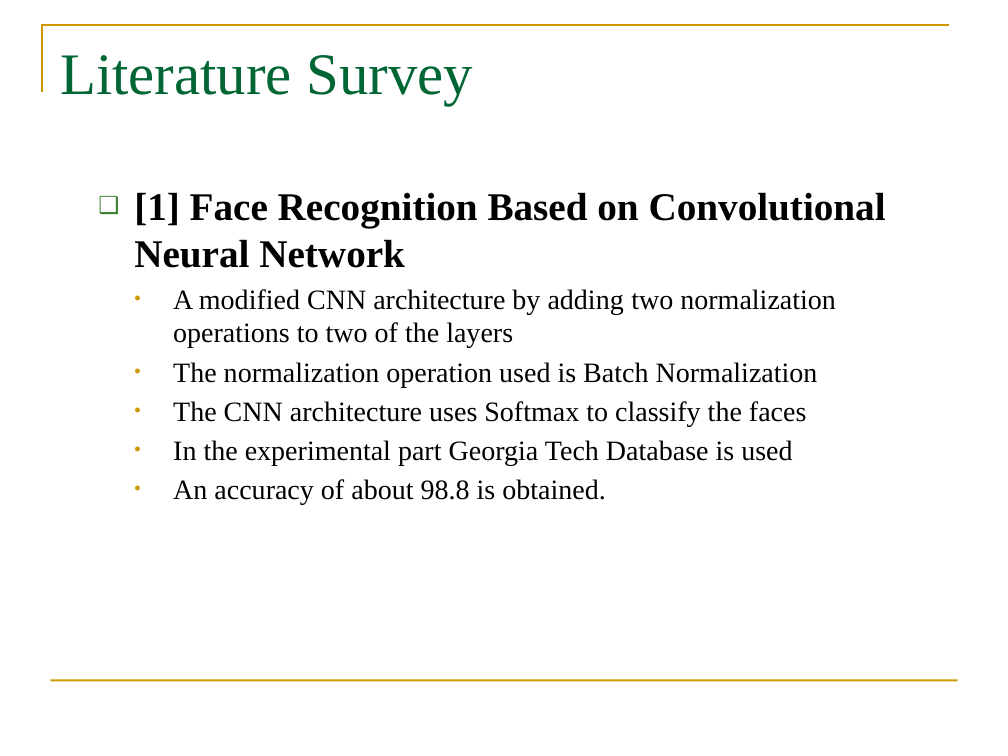
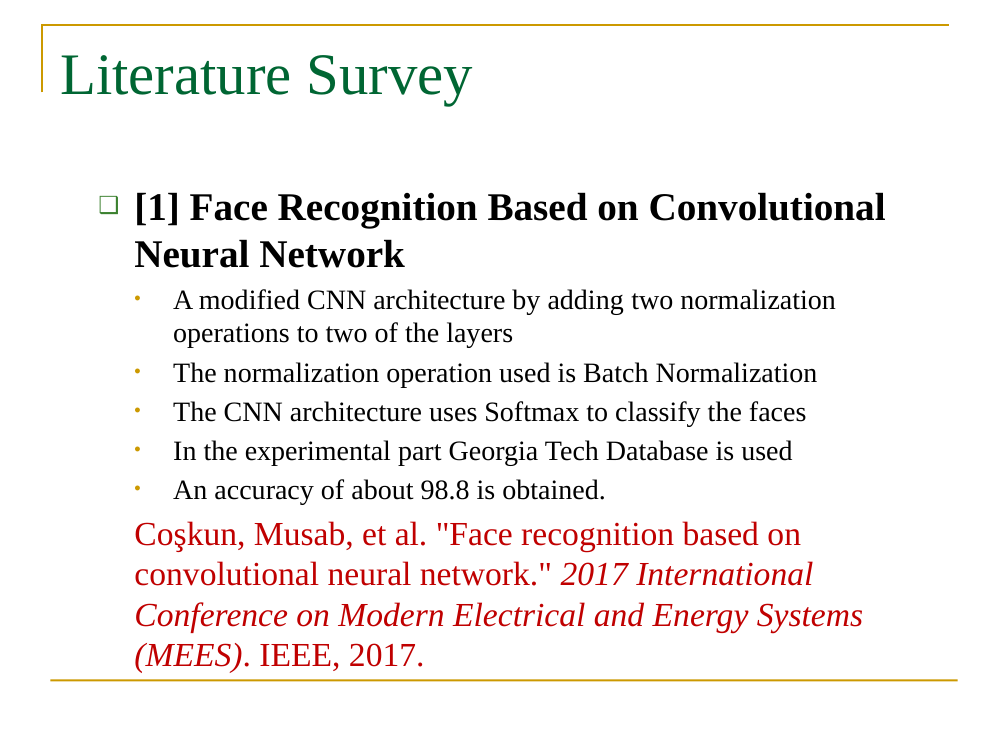
Before and after one commit to syamkakarla98/Face_Recognition_Using_Convolutional_Neural_Networks, a slide deck: slide 12 of Review-2/Review-2.pptx (slide 10 before the commit). Drawn at 1008x756 pixels with LibreOffice and Linux fonts; fonts in the diff are those of the drawing; background and template pictures are left out. Boxes give left, top, right and bottom in pixels: in the first picture for what was removed or moved away, otherwise in the second. Text is boxed around its words. In the diff, an @@ line names an element or a change of style, - is before the commit and + after.

```diff
--- a/Review-2/Review-2.pptx
+++ b/Review-2/Review-2.pptx
@@ text at [134, 521, 863, 673]: paragraph added @@
+    Coşkun, Musab, et al. "Face recognition based on convolutional neural network." 2017 International Conference on Modern Electrical and Energy Systems (MEES). IEEE, 2017.
```
Also in this commit, not shown: 7 other slides changed, 3 slides added.
